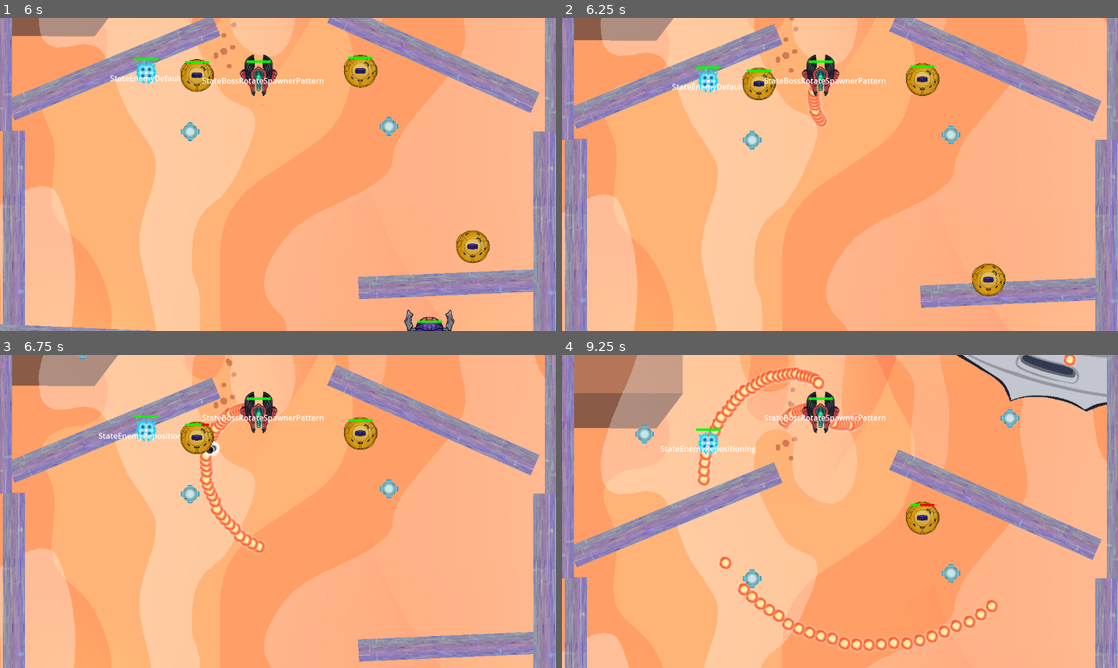
Above: before the commit, frames 1-4 (two rows, left to right).
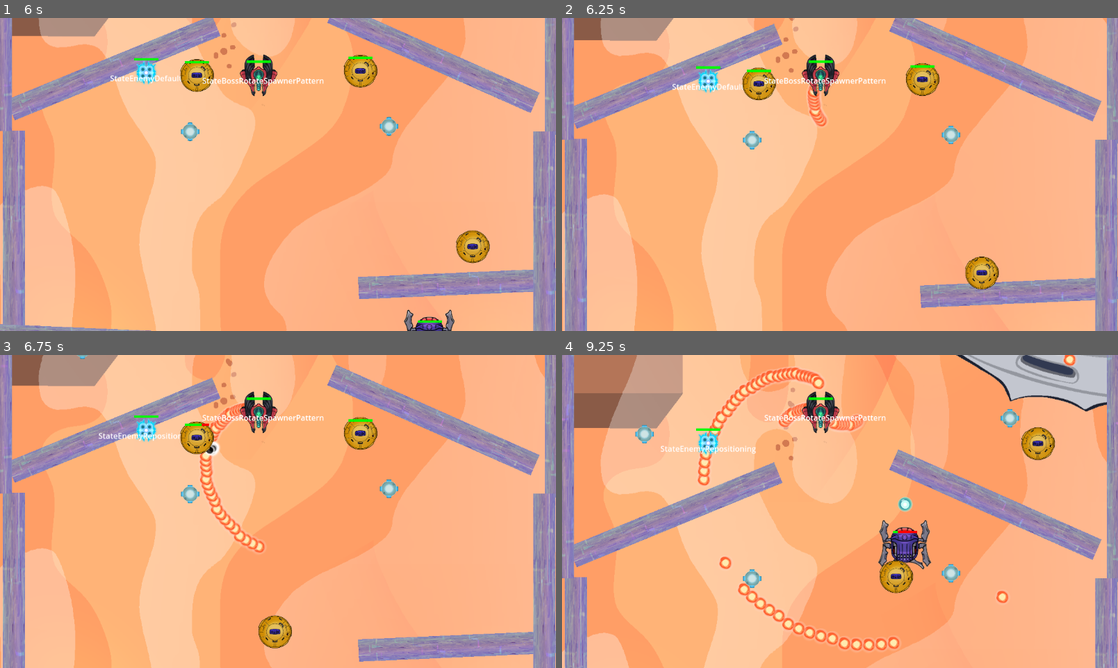
Above: after the commit, the same moments.

Repository: Jagholin/bullethell_jam_entry
Game: Godot game, scene res://scenes/main.tscn
Same seed, same stepped clock (60 frames per second), same inputs: the game is played once before the commit and once after it.
Inputs:
- Up to frame 1 (6 s): click "New game" at 0.5 s; hold Right (right) 1.28-2.03 s; hold Space (fire) 1.28-2.03 s; hold S (down) 2.03-2.78 s; tap Space (fire) at 2.1, 3.6, 5.1 s; hold Right (right) 2.78-3.53 s; hold Space (fire) 2.78-3.53 s; hold W (up) 3.53-4.28 s; hold Space (fire) 4.28-5.03 s; hold A (left) 4.28-5.78 s; hold S (down) from 5.78 s (still down); hold Space (fire) from 5.78 s (still down)
- Up to frame 2 (6.25 s): keep holding S (down); keep holding Space (fire)
- Up to frame 3 (6.75 s): release S (down) at 6.53 s; release Space (fire) at 6.53 s; hold Right (right) from 6.53 s (still down); tap Space (fire) at 6.6 s
- Up to frame 4 (9.25 s): release Right (right) at 7.28 s; hold W (up) 7.28-8.03 s; hold Space (fire) 7.28-8.03 s; hold Right (right) 8.03-8.78 s; tap Space (fire) at 8.1 s; hold S (down) from 8.78 s (still down); hold Space (fire) from 8.78 s (still down)

Frame 1 is identical in both runs. In frame 2, 0.6% of the frame differs, in the area x 72-80%, y 76-89%; in frame 3, 0.5%; in frame 4, 3.0%, in the area x 56-89%, y 22-94%.

Commit message:
limit movement to viewport rect

Diff:
--- a/scripts/scenes/entities/player.gd
+++ b/scripts/scenes/entities/player.gd
@@ -74,6 +74,17 @@
 	if user_controlled:
 		move_and_collide(level_velocity * delta)
 
+	# kill player if they fall off the screen
+	var camera := current_level.camera
+	var screenCenter := camera.get_screen_center_position()
+	var viewportRect := get_viewport_rect().grow(30)
+	var screenRect := Rect2(screenCenter - viewportRect.size / 2, viewportRect.size)
+	var screenPosition := global_position
+	print("my position: ", screenPosition, "viewport rect: ", screenRect)
+	if not screenRect.has_point(screenPosition):
+		destroy()
+
+
 func attach_npc(npc: RigidBody2D):
 	#var newSpring := DampedSpringJoint2D.new()
 	#newSpring.node_a = get_path()
